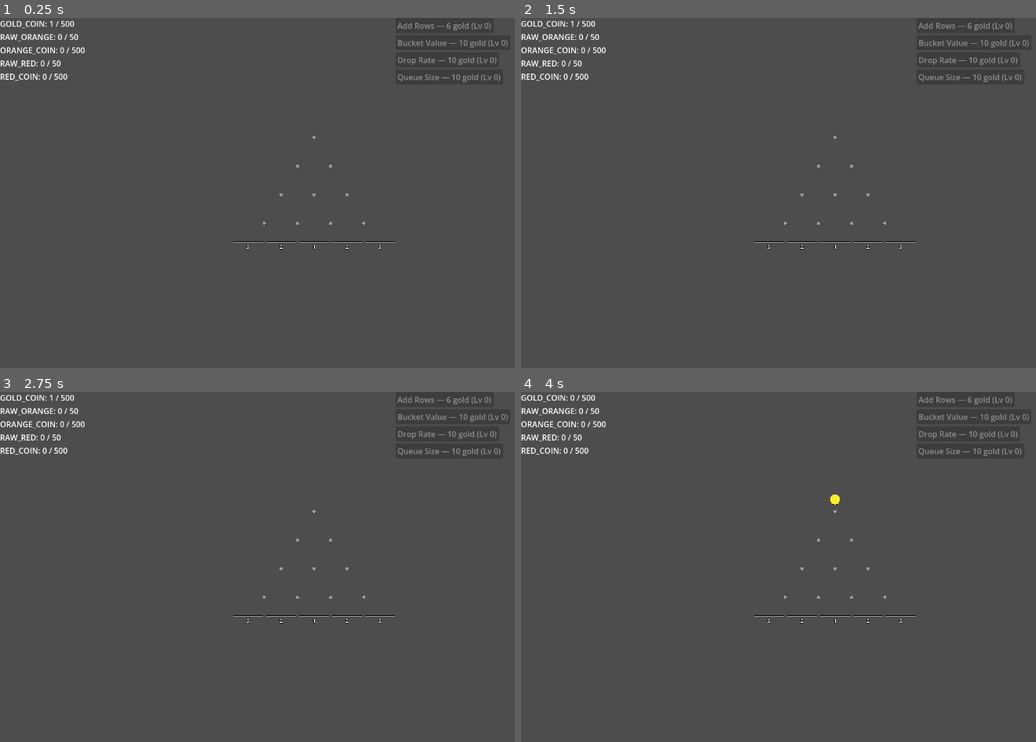
Above: before the commit, frames 1-4 (two rows, left to right).
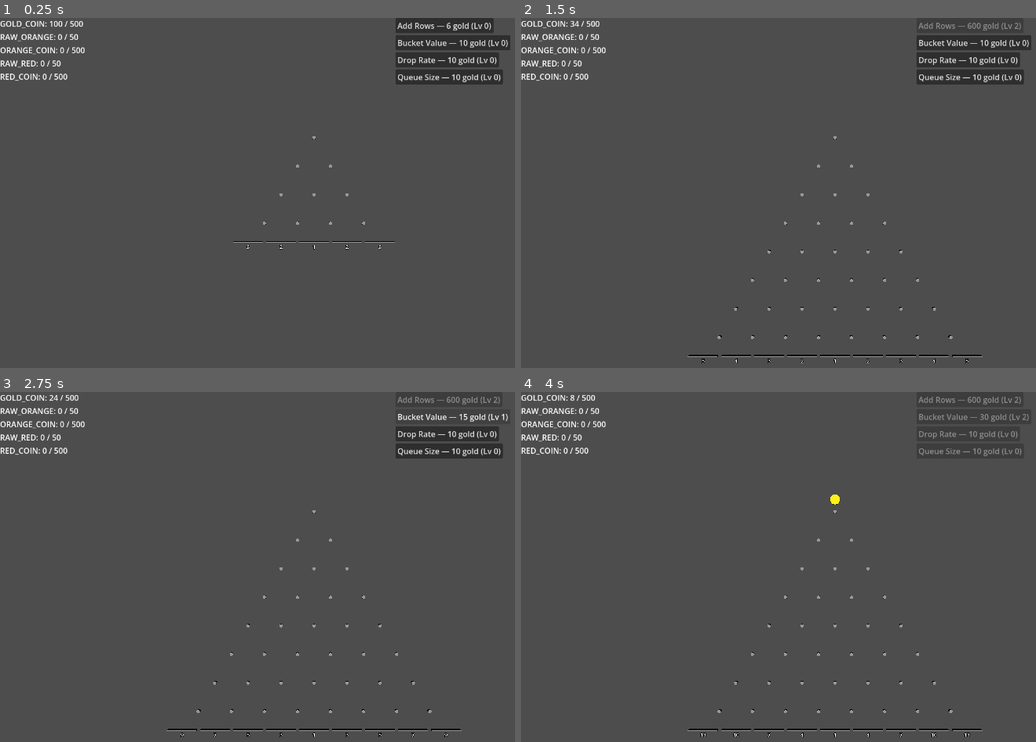
Above: after the commit, the same moments.

Repository: kjbrown-sandbox/pleenko
Game: Godot game, scene res://entities/main/main.tscn
The game is run twice, just before and just after one commit, with the same random seed, the same clock (stepped at 60 frames per second) and the same inputs.
Inputs (mouse positions are in pixels of both pictures, inside the frame that each line leads up to):
- Up to frame 1 (0.25 s): no input
- Up to frame 2 (1.5 s): click (963, 25) at 0.5 s, where only the run after the commit has a clickable "Add Rows — 6 gold (Lv 0)"; click (969, 25) at 1.25 s, where only the run after the commit has a clickable "Add Rows — 60 gold (Lv 1)"
- Up to frame 3 (2.75 s): click (453, 416) at 2 s, where only the run after the commit has a clickable "Bucket Value — 10 gold (Lv 0)"
- Up to frame 4 (4 s): click (974, 416) at 2.75 s, where only the run after the commit has a clickable "Bucket Value — 15 gold (Lv 1)"; tap Enter at 3.5 s; move the mouse to (974, 549) at 3.52 s; hold Right from 3.53 s (still down); hold Space (drop_coin) from 3.53 s (still down); click (974, 549) at 3.67 s

The runs differ from the first frame. In frame 1, 0.5% of the frame differs, in the area x 10-99%, y 0-19%; in frame 2, 1.2%; in frame 3, 1.2%, in the area x 9-99%, y 0-99%; in frame 4, 0.8%.

Commit message:
Add a coin queue

Diff:
--- a/autoloads/currency_manager/currency_manager.gd
+++ b/autoloads/currency_manager/currency_manager.gd
@@ -10,7 +10,7 @@
    for currency_type in Enums.CurrencyType.values():
       balances[currency_type] = 0
       caps[currency_type] = 50 if currency_type in [Enums.CurrencyType.RAW_ORANGE, Enums.CurrencyType.RAW_RED] else 500
-   balances[Enums.CurrencyType.GOLD_COIN] = 1
+   balances[Enums.CurrencyType.GOLD_COIN] = 100
 
 func can_afford(type: Enums.CurrencyType, amount: int) -> bool:
    return amount <= balances[type]
--- /dev/null
+++ b/entities/coin_queue/coin_queue.gd
@@ -0,0 +1,76 @@
+class_name CoinQueue
+extends Node3D
+
+const CoinScene := preload("res://entities/coin/coin.tscn")
+
+## Where the first coin in the queue sits (local to this node).
+@export var start_position: Vector3 = Vector3(-1, sqrt(3)/2 + 0.2, 0)
+## Spacing between coins along the X axis.
+@export var coin_spacing: float = 0.20
+## How long it takes a coin to tween to its new slot.
+@export var slide_time: float = 0.15
+## Tilt coins 45° so their face is visible.
+# @export var coin_rotation: Vector3 = Vector3(0, PI / 4, 0)
+@export var coin_rotation: Vector3 = Vector3(0, 0, 0)
+
+var _capacity: int = 0
+var _coins: Array[Coin] = []
+
+## Returns the number of coins currently in the queue.
+var count: int:
+	get: return _coins.size()
+
+func setup(_start_position: Vector3) -> void:
+	start_position = _start_position
+
+
+func set_capacity(new_capacity: int) -> void:
+	_capacity = new_capacity
+
+
+func is_full() -> bool:
+	return _coins.size() >= _capacity
+
+
+func is_empty() -> bool:
+	return _coins.is_empty()
+
+
+func has_queue() -> bool:
+	return _capacity > 0
+
+
+func enqueue() -> void:
+	if is_full():
+		return
+
+	var coin: Coin = CoinScene.instantiate()
+	var slot_index := _coins.size()
+	coin.position = _slot_position(slot_index)
+	coin.rotation = coin_rotation
+	add_child(coin)
+	_coins.append(coin)
+
+
+func dequeue() -> Coin:
+	if is_empty():
+		return null
+
+	var coin: Coin = _coins.pop_front()
+	remove_child(coin)
+	# Slide remaining coins forward
+	_slide_coins_forward()
+	return coin
+
+
+func _slot_position(index: int) -> Vector3:
+	return start_position + Vector3(-index * coin_spacing, 0, 0)
+
+
+func _slide_coins_forward() -> void:
+	for i in _coins.size():
+		var coin: Coin = _coins[i]
+		var target := _slot_position(i)
+		var tween: Tween = coin.create_tween()
+		tween.tween_property(coin, "position", target, slide_time) \
+			.set_trans(Tween.TRANS_LINEAR)
--- /dev/null
+++ b/entities/coin_queue/coin_queue.tscn
@@ -0,0 +1,6 @@
+[gd_scene format=3 uid="uid://dobi1qqgthmk7"]
+
+[ext_resource type="Script" uid="uid://6isft3gag7vp" path="res://entities/coin_queue/coin_queue.gd" id="1_script"]
+
+[node name="CoinQueue" type="Node3D" unique_id=168447331]
+script = ExtResource("1_script")
--- a/entities/plinko_board/plinko_board.gd
+++ b/entities/plinko_board/plinko_board.gd
@@ -14,40 +14,74 @@
 @onready var pegs_container: Node3D = $Pegs
 @onready var buckets_container: Node3D = $Buckets
 @onready var upgrade_section = $UpgradeSection
+@onready var coin_queue: CoinQueue = $CoinQueue
 
 var board_type = Enums.BoardType
 
 var is_waiting = false
-var has_funds = true
 var bucket_value_multiplier: int = 1
-
-# func _ready() -> void:
 
 
 func _input(event: InputEvent) -> void:
 	if event.is_action_pressed("drop_coin"):
-		drop_coin()
+		request_drop()
 
 func setup(type: Enums.BoardType) -> void:
 	board_type = type
 	upgrade_section.setup(self, type)
 	build_board()
+	coin_queue.setup(Vector3(0, vertical_spacing + 0.2, 0))
 
 
-func drop_coin() -> void:
-	if is_waiting:
+func request_drop() -> void:
+	if not CurrencyManager.can_afford(Enums.currency_for_board(board_type), 1):
 		return
 
-	if not CurrencyManager.spend(Enums.currency_for_board(board_type), 1):
+	print("coin drop queue, capacity=%d, count=%d" % [coin_queue._capacity, coin_queue.count])
+	if coin_queue.has_queue() and not coin_queue.is_full():
+		print('enqueueing drop')
+		CurrencyManager.spend(Enums.currency_for_board(board_type), 1)
+		coin_queue.enqueue()
+		# If we're not waiting on a drop delay, start dropping immediately
+		if not is_waiting:
+			_drop_from_queue()
+	elif not is_waiting and CurrencyManager.spend(Enums.currency_for_board(board_type), 1):
+		print('drop pping immediately')
+		_drop_immediate()
+
+
+func _drop_immediate() -> void:
+	var coin = CoinScene.instantiate()
+	coin.board = self
+	coin.position = Vector3(0, vertical_spacing + 0.2, 0)
+	add_child(coin)
+	coin.start(Vector3(0, 0.2, 0))
+	_start_drop_timer()
+
+
+func _drop_from_queue() -> void:
+	if coin_queue.is_empty():
 		return
 
-	var coin = CoinScene.instantiate()
+	var coin: Coin = coin_queue.dequeue()
 	coin.board = self
-	coin.position = Vector3(0, vertical_spacing + 0.2, 0) # 0.2 is coin + peg radius
+	coin.position = Vector3(0, vertical_spacing + 0.2, 0)
+	coin.rotation = Vector3.ZERO
 	add_child(coin)
 	coin.start(Vector3(0, 0.2, 0))
+	_start_drop_timer()
+
+
+func _start_drop_timer() -> void:
 	is_waiting = true
-	get_tree().create_timer(drop_delay).timeout.connect(func(): is_waiting = false)
+	get_tree().create_timer(drop_delay).timeout.connect(_on_drop_timer_done)
+
+
+func _on_drop_timer_done() -> void:
+	is_waiting = false
+	if coin_queue.has_queue() and not coin_queue.is_empty():
+		_drop_from_queue()
+
 
 func on_coin_landed(coin: Coin) -> void:
 	var bucket = get_nearest_bucket(coin.global_position.x)
@@ -100,3 +134,6 @@
 
 func decrease_drop_delay() -> void:
 	drop_delay *= drop_delay_reduction_factor
+
+func increase_queue_capacity() -> void:
+	coin_queue.set_capacity(coin_queue._capacity + 1)
--- a/entities/plinko_board/plinko_board.tscn
+++ b/entities/plinko_board/plinko_board.tscn
@@ -2,6 +2,7 @@
 
 [ext_resource type="Script" uid="uid://dpicrqh1sc34f" path="res://entities/plinko_board/plinko_board.gd" id="1_wje3v"]
 [ext_resource type="PackedScene" uid="uid://dwssqmgrhvooe" path="res://entities/plinko_board/upgrade_section.tscn" id="2_upgrade"]
+[ext_resource type="Script" uid="uid://6isft3gag7vp" path="res://entities/coin_queue/coin_queue.gd" id="3_coinqueue"]
 
 [node name="PlinkoBoard" type="Node3D" unique_id=812938818]
 script = ExtResource("1_wje3v")
@@ -10,4 +11,7 @@
 
 [node name="Buckets" type="Node3D" parent="." unique_id=395647080]
 
-[node name="UpgradeSection" parent="." instance=ExtResource("2_upgrade")]
+[node name="CoinQueue" type="Node3D" parent="." unique_id=1197402662]
+script = ExtResource("3_coinqueue")
+
+[node name="UpgradeSection" parent="." unique_id=453723975 instance=ExtResource("2_upgrade")]
--- a/entities/plinko_board/upgrade_section.gd
+++ b/entities/plinko_board/upgrade_section.gd
@@ -29,3 +29,5 @@
 			_board.increase_bucket_values()
 		Enums.UpgradeType.DROP_RATE:
 			_board.decrease_drop_delay()
+		Enums.UpgradeType.QUEUE:
+			_board.increase_queue_capacity()
Not shown, added: entities/coin_queue/coin_queue.gd.uid
